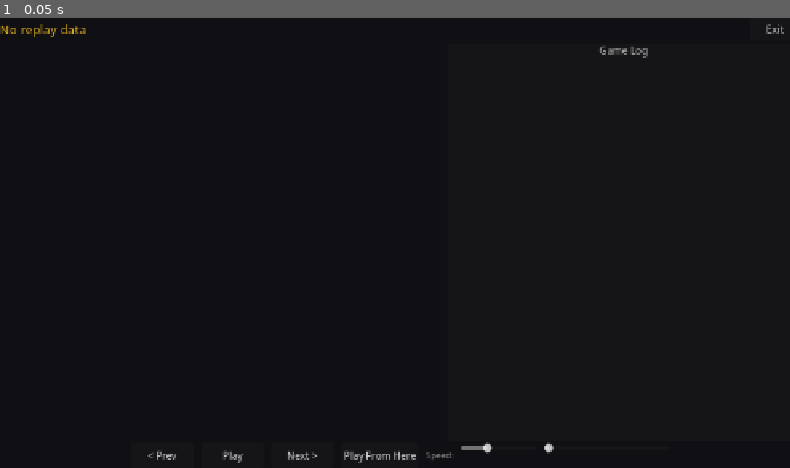
Above: before the commit, frame 1.
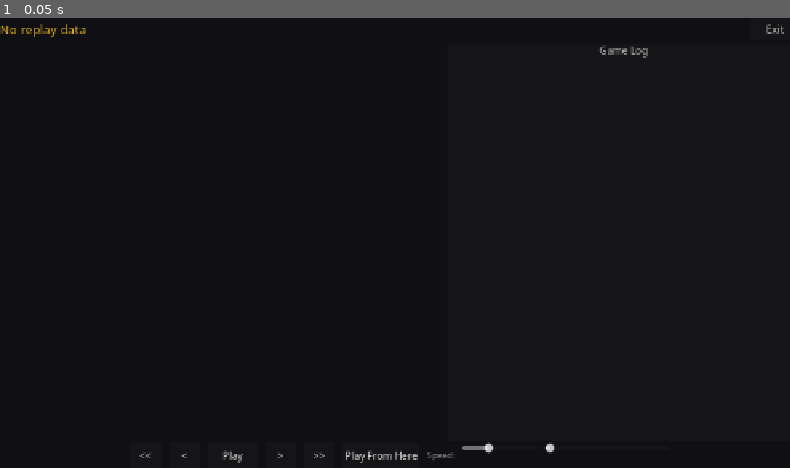
Above: after the commit, the same moment.

Repository: hunterdurbin/godzilla-sim
Game: Godot game, scene res://scenes/ui/ReplayViewer.tscn
Same seed, same stepped clock (60 frames per second), same inputs: the game is played once before the commit and once after it. This scene is started directly instead of the project's main scene.
Inputs:
- Up to frame 1 (0.05 s): no input

The runs differ from the first frame. In frame 1, 0.2% of the frame differs, in the area x 17-71%, y 94-99%.

Commit message:
Add turn-level navigation buttons (<< >>) to replay viewer
<< jumps to start of previous turn, >> jumps to start of next turn.
< and > step through individual snapshots as before.

Co-Authored-By: Claude Opus 4.6 (1M context) <noreply@anthropic.com>

Diff:
--- a/scenes/ui/ReplayViewer.tscn
+++ b/scenes/ui/ReplayViewer.tscn
@@ -83,22 +83,34 @@
 alignment = 1
 theme_override_constants/separation = 12
 
+[node name="PrevTurnButton" type="Button" parent="VBoxContainer/Controls"]
+custom_minimum_size = Vector2(50, 40)
+layout_mode = 2
+text = "<<"
+theme_override_font_sizes/font_size = 16
+
 [node name="PrevButton" type="Button" parent="VBoxContainer/Controls"]
-custom_minimum_size = Vector2(100, 40)
+custom_minimum_size = Vector2(50, 40)
 layout_mode = 2
-text = "< Prev"
+text = "<"
 theme_override_font_sizes/font_size = 16
 
 [node name="PlayPauseButton" type="Button" parent="VBoxContainer/Controls"]
-custom_minimum_size = Vector2(100, 40)
+custom_minimum_size = Vector2(80, 40)
 layout_mode = 2
 text = "Play"
 theme_override_font_sizes/font_size = 16
 
 [node name="NextButton" type="Button" parent="VBoxContainer/Controls"]
-custom_minimum_size = Vector2(100, 40)
+custom_minimum_size = Vector2(50, 40)
 layout_mode = 2
-text = "Next >"
+text = ">"
+theme_override_font_sizes/font_size = 16
+
+[node name="NextTurnButton" type="Button" parent="VBoxContainer/Controls"]
+custom_minimum_size = Vector2(50, 40)
+layout_mode = 2
+text = ">>"
 theme_override_font_sizes/font_size = 16
 
 [node name="PlayFromHereButton" type="Button" parent="VBoxContainer/Controls"]
--- a/scenes/ui/replay_viewer.gd
+++ b/scenes/ui/replay_viewer.gd
@@ -17,9 +17,11 @@
 @onready var exit_button: Button = $VBoxContainer/TopBar/ExitButton
 @onready var board_column: VBoxContainer = $VBoxContainer/Content/BoardColumn
 @onready var log_output: RichTextLabel = $VBoxContainer/Content/LogPanel/LogVBox/LogOutput
+@onready var prev_turn_button: Button = $VBoxContainer/Controls/PrevTurnButton
 @onready var prev_button: Button = $VBoxContainer/Controls/PrevButton
 @onready var play_pause_button: Button = $VBoxContainer/Controls/PlayPauseButton
 @onready var next_button: Button = $VBoxContainer/Controls/NextButton
+@onready var next_turn_button: Button = $VBoxContainer/Controls/NextTurnButton
 @onready var play_from_here_button: Button = $VBoxContainer/Controls/PlayFromHereButton
 @onready var speed_slider: HSlider = $VBoxContainer/Controls/SpeedSlider
 @onready var turn_slider: HSlider = $VBoxContainer/Controls/TurnSlider
@@ -60,8 +62,10 @@
 
 	# Connect controls
 	exit_button.pressed.connect(_on_exit_pressed)
+	prev_turn_button.pressed.connect(_on_prev_turn_pressed)
 	prev_button.pressed.connect(_on_prev_pressed)
 	next_button.pressed.connect(_on_next_pressed)
+	next_turn_button.pressed.connect(_on_next_turn_pressed)
 	play_pause_button.pressed.connect(_on_play_pause_pressed)
 	play_from_here_button.pressed.connect(_on_play_from_here_pressed)
 
@@ -124,7 +128,9 @@
 
 	# Update button states
 	prev_button.disabled = index <= 0
+	prev_turn_button.disabled = index <= 0
 	next_button.disabled = index >= total_steps - 1
+	next_turn_button.disabled = index >= total_steps - 1
 
 
 func _on_prev_pressed() -> void:
@@ -139,6 +145,33 @@
 	if _snapshot_index < _replay.snapshots.size() - 1:
 		_render_snapshot(_snapshot_index + 1)
 		turn_slider.set_value_no_signal(float(_snapshot_index))
+
+
+func _on_prev_turn_pressed() -> void:
+	SfxManager.play("ui_click")
+	if _snapshot_index <= 0:
+		return
+	var current_turn: int = _replay.snapshots[_snapshot_index].get("turn_number", 0)
+	# Walk backward to find the first snapshot of the previous turn
+	var target := _snapshot_index - 1
+	while target > 0 and _replay.snapshots[target].get("turn_number", 0) == current_turn:
+		target -= 1
+	_render_snapshot(target)
+	turn_slider.set_value_no_signal(float(_snapshot_index))
+
+
+func _on_next_turn_pressed() -> void:
+	SfxManager.play("ui_click")
+	var max_idx: int = _replay.snapshots.size() - 1
+	if _snapshot_index >= max_idx:
+		return
+	var current_turn: int = _replay.snapshots[_snapshot_index].get("turn_number", 0)
+	# Walk forward to find the first snapshot of the next turn
+	var target := _snapshot_index + 1
+	while target < max_idx and _replay.snapshots[target].get("turn_number", 0) == current_turn:
+		target += 1
+	_render_snapshot(target)
+	turn_slider.set_value_no_signal(float(_snapshot_index))
 
 
 func _on_play_pause_pressed() -> void:
